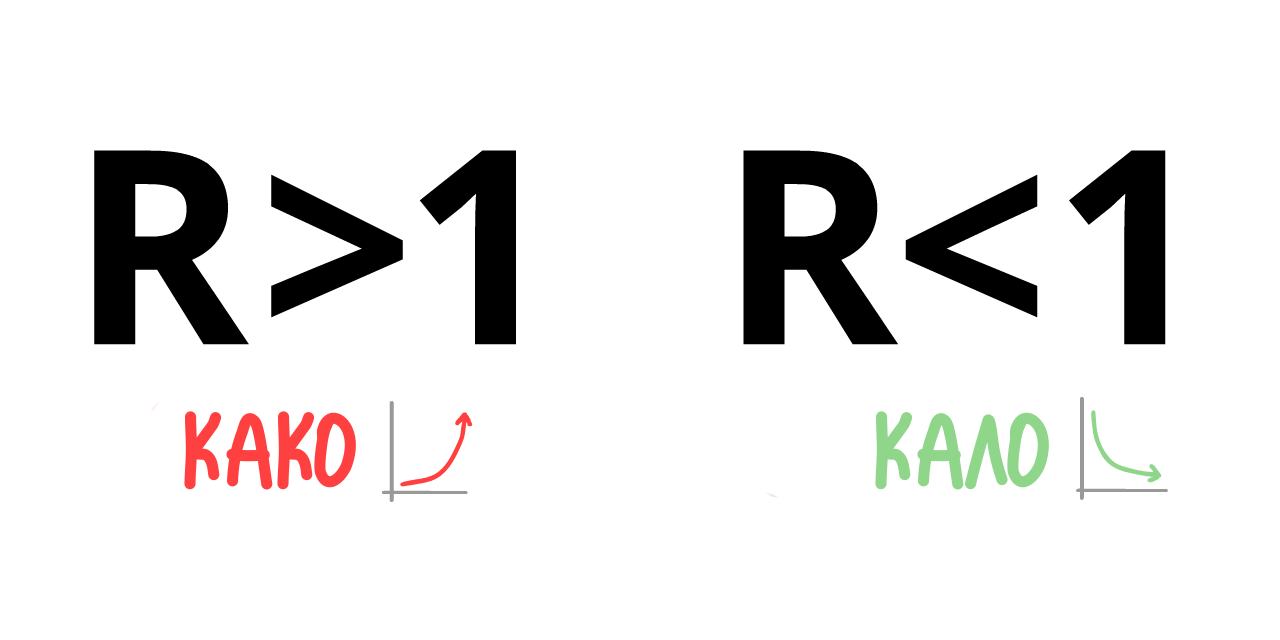
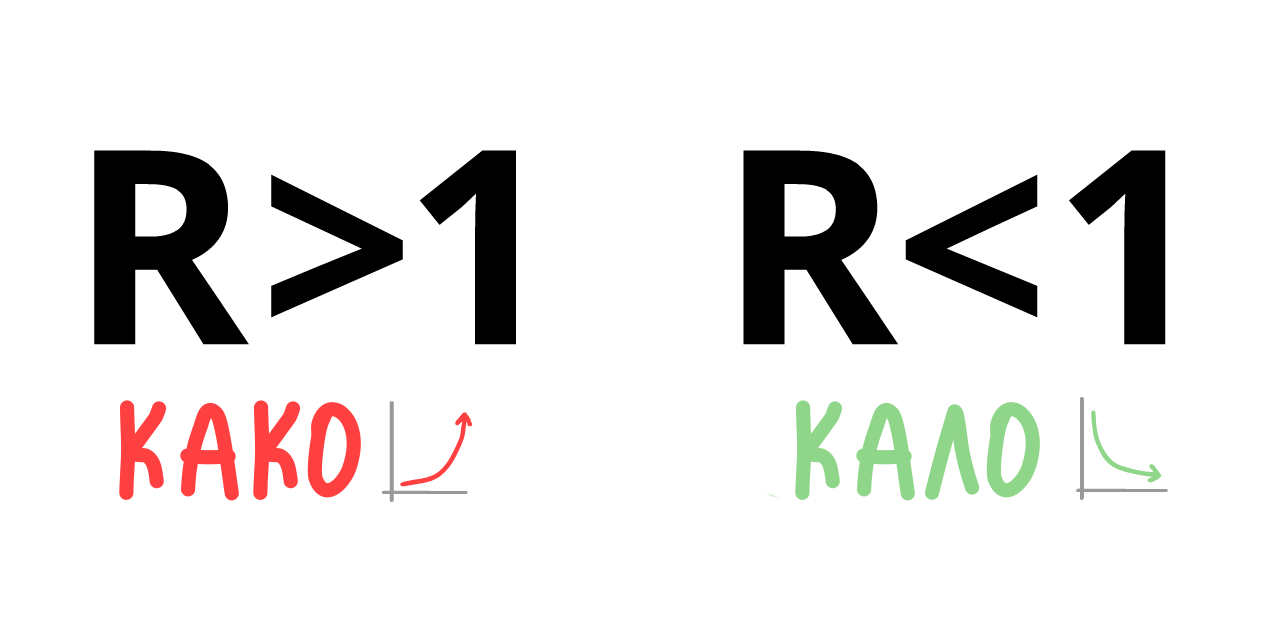
Comparing the layer stacks of the two 1280px x 640px images. Changes:
painted on "KAKO" over (119, 400, 361, 501)
painted on "ΚΑΛΟ" over (795, 400, 1049, 501)
